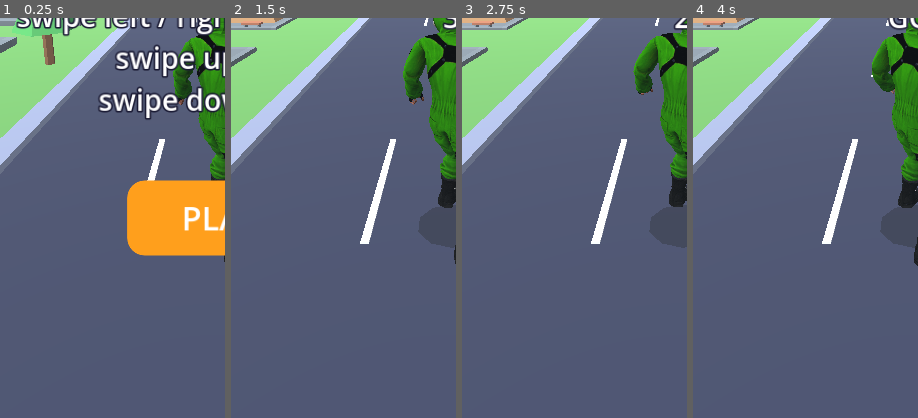
Above: before the commit, frames 1-4 (left to right).
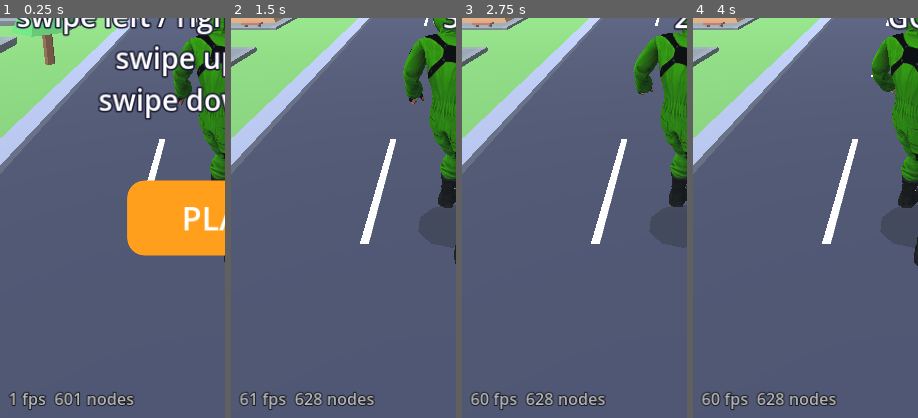
Above: after the commit, the same moments.

Repository: akshathgaming198028-cell/EndlessGame
Game: Godot game, scene res://main.tscn
Same seed, same stepped clock (60 frames per second), same inputs: the game is played once before the commit and once after it.
Inputs (mouse positions are % of the whole screen's width and height, from its top left):
- Up to frame 1 (0.25 s): no input
- Up to frame 2 (1.5 s): tap Enter at 0.5 s; move the mouse to (72, 45) at 0.52 s; hold Right 0.53-1.25 s; click (72, 45) at 0.67 s; tap Space at 0.77 s; drag from (30, 55) to (45, 70) at 1.27 s
- Up to frame 3 (2.75 s): move the mouse to (60, 28) at 2.02 s; hold Right from 2.03 s (still down); click (60, 28) at 2.17 s
- Up to frame 4 (4 s): release Right at 2.75 s; drag from (45, 70) to (20, 35) at 2.77 s; move the mouse to (80, 65) at 3.52 s; hold Left from 3.53 s (still down); click (80, 65) at 3.67 s; tap Space at 3.77 s
The pictures show only the part of the screen within x 1-51%, y 50-100%; the shares and areas given below are measured in that part.

The runs differ from the first frame. In frame 1, 1.2% of the frame differs, in the area x 3-60%, y 93-98%; in frame 2, 1.3%; in frame 3, 1.4%, in the area x 3-64%, y 93-98%; in frame 4, 1.4%.

Commit message:
Back button asks before exiting (pauses during a run); stronger, smoother camera motion in every state; FPS readout; 60 fps cap
Co-Authored-By: Claude Haiku 5.5 <noreply@anthropic.com>
Claude-Session: https://claude.ai/code/session_01DDNfUcEeZJQNoZPcRL3Cag

Diff:
--- a/main.gd
+++ b/main.gd
@@ -97,6 +97,8 @@
 var cam_look := Vector3(0, 1.0, -9)
 
 var score_label: Label
+var exit_dialog: ConfirmationDialog
+var fps_label: Label
 var msg_label: Label
 var pause_btn: Button
 var paused := false
@@ -132,8 +134,22 @@
 var leaf_colors := [Color("3f9a4f"), Color("55b25e"), Color("2f8645")]
 
 
+func _notification(what: int) -> void:
+	if what == NOTIFICATION_WM_GO_BACK_REQUEST or what == NOTIFICATION_WM_CLOSE_REQUEST:
+		if exit_dialog == null:
+			get_tree().quit()
+		elif exit_dialog.visible:
+			exit_dialog.hide()
+		elif state == State.PLAY and not paused:
+			_toggle_pause()
+		else:
+			exit_dialog.popup_centered()
+
+
 func _ready() -> void:
 	rng.randomize()
+	get_tree().set_auto_accept_quit(false)
+	Engine.max_fps = 60
 	DisplayServer.screen_set_keep_on(true)
 	_load_best()
 	_make_meshes()
@@ -607,6 +623,20 @@
 
 
 func _make_ui() -> void:
+	exit_dialog = ConfirmationDialog.new()
+	exit_dialog.title = "Heist Escape"
+	exit_dialog.dialog_text = "Exit the game?"
+	exit_dialog.ok_button_text = "Exit"
+	exit_dialog.confirmed.connect(func() -> void: get_tree().quit())
+	add_child(exit_dialog)
+	fps_label = Label.new()
+	fps_label.position = Vector2(20, 1230)
+	fps_label.add_theme_font_size_override("font_size", 26)
+	fps_label.add_theme_color_override("font_color", Color(1, 1, 1, 0.7))
+	fps_label.add_theme_color_override("font_outline_color", Color(0, 0, 0, 0.8))
+	fps_label.add_theme_constant_override("outline_size", 6)
+	fps_label.mouse_filter = Control.MOUSE_FILTER_IGNORE
+	add_child(fps_label)
 	var layer := CanvasLayer.new()
 	add_child(layer)
 	score_label = _label(layer, 54)
@@ -1384,10 +1414,10 @@
 	if shake > 0.0:
 		off = Vector3(rng.randf_range(-1.0, 1.0), rng.randf_range(-1.0, 1.0), 0.0) * shake * 0.4
 		shake = maxf(0.0, shake - dt * 2.0)
-	if state == State.PLAY and not counting and on_ground:
-		off.y += sin(run_t * 2.0) * 0.02
-		off.x += sin(run_t * 1.3) * 0.02
-		off.z += sin(run_t * 2.7) * 0.01
+	if state == State.PLAY and not counting:
+		off.y += sin(run_t * 2.0) * 0.05
+		off.x += sin(run_t * 1.3) * 0.035
+		off.z += sin(run_t * 2.7) * 0.015
 	cam.position = cam_pos + off
 	cam.look_at(cam_look)
 	var t_fov: float = 62.0
@@ -1397,6 +1427,7 @@
 
 
 func _update_ui() -> void:
+	fps_label.text = "%d fps  %d nodes" % [Engine.get_frames_per_second(), Performance.get_monitor(Performance.OBJECT_NODE_COUNT)]
 	var t := ""
 	if state == State.PLAY:
 		t = "%d\nCOINS  %d" % [_score(), coins]
